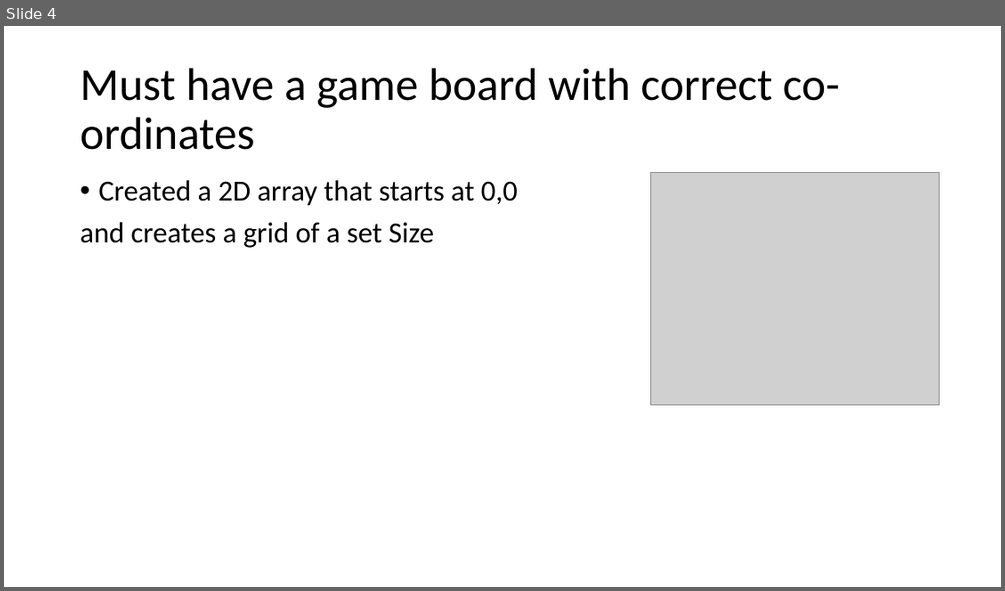
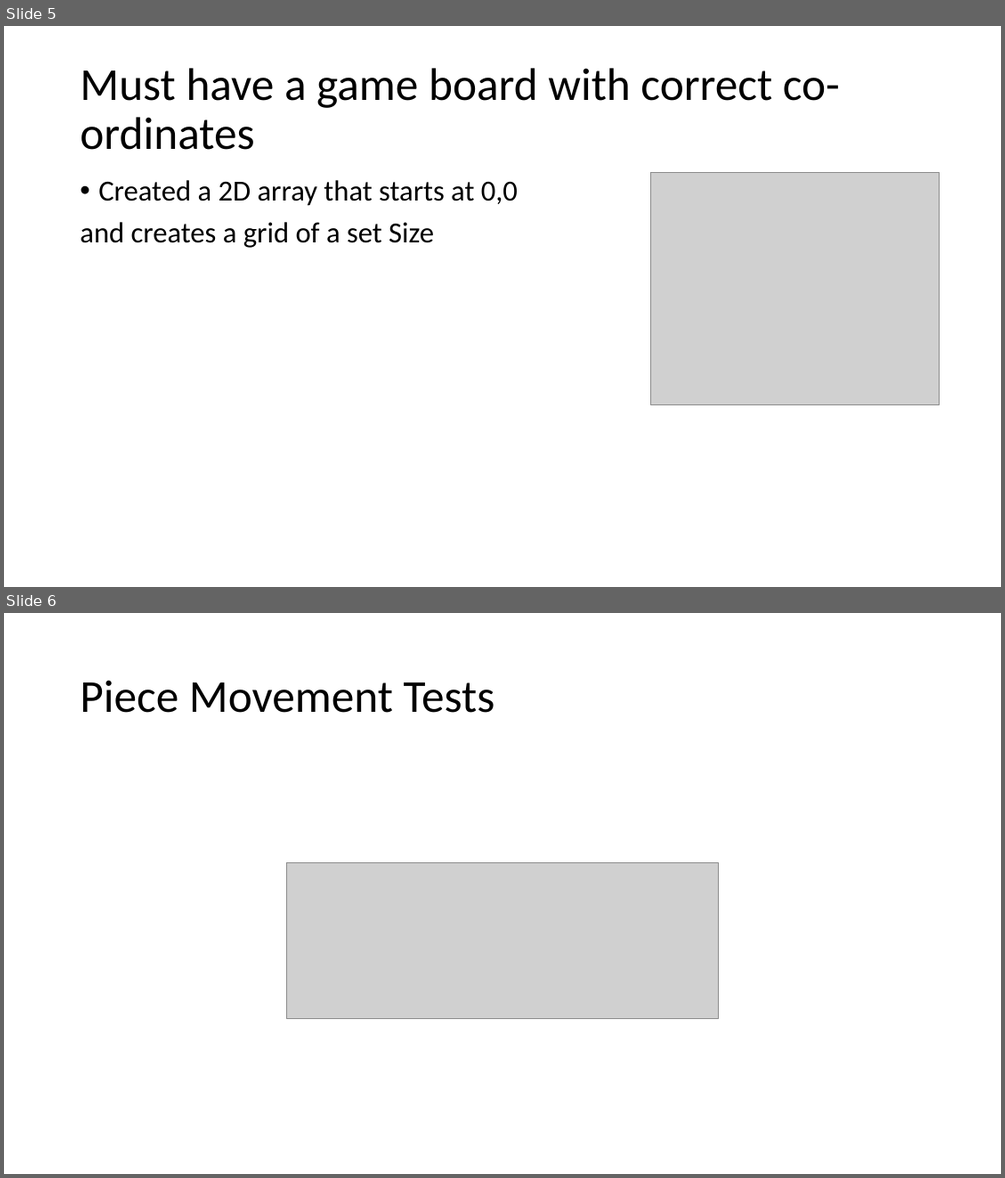
Before and after one commit to KeaganErasmus/BCDE222-C-, a slide deck: Presentation.pptx. Shown one above the other, each under a label of ours: slide 4 before the commit, slides 5 and 6 after it. The pictures are 1005x591 and 1005x1178 pixels, drawn with LibreOffice and Linux fonts; fonts in the diff are those of the drawing; grey boxes stand for pictures. Boxes give left, top, right and bottom in pixels: in the first picture for what was removed or moved away, otherwise in the second. Text is boxed around its words. In the diff, an @@ line names an element or a change of style, - is before the commit and + after.

Commit message:
added new tests

```diff
--- a/Presentation.pptx
+++ b/Presentation.pptx
@@ slide 6 added at (4,613,1001,1174), background #FFFFFF @@
@@ title added at (80,680,495,713), 44 pt, text #000000 @@
+Piece Movement Tests
@@ picture added at (287,862,718,1018) @@
@@ what was slide 4 is now slide 5 @@
```
Also in this commit, not shown: 7 slides changed, 1 other slide added, 20 other files.
